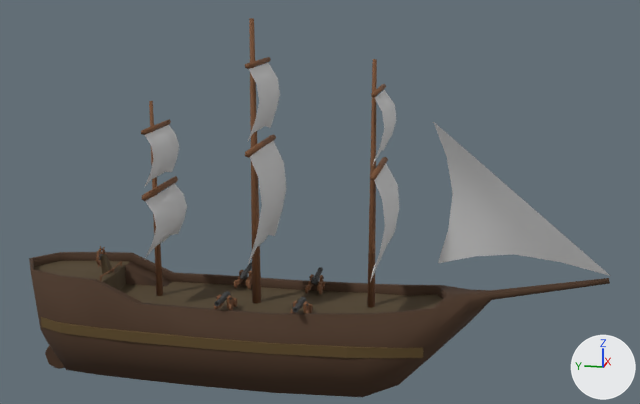
An edit to the OBJ model assets/models/ship.obj, drawn before and after from the same camera.
Camera for both pictures: a camera (50 mm lens) standing at (-15.55, -4.75, 7.09) and looking at (0.17, -1.61, 3.15). Lighting does not change. The marker at lower right points along +X, +Y and +Z. Where no turn or scale is listed for an object, it has been applied to the vertices.

Script lines for the objects in view, before the commit:
```python
mat_deck = principled_material('Deck')
mat_deck.base_color = (0.0852, 0.057, 0.025)  # brown #52442c
mat_deck.roughness = 0.883
mat_hull = principled_material('Hull')
mat_hull.base_color = (0.064, 0.03, 0.0127)  # brown #48301e
mat_hull.roughness = 0.853
mat_sailcloth = principled_material('SailCloth')
mat_sailcloth.base_color = (0.64, 0.64, 0.64)  # light grey #d1d1d1
mat_sailcloth.roughness = 0.911
me_ship = bpy.data.meshes.new('ship')
me_ship.from_pydata(...)  # 2120 vertices, 3854 faces; spans x -1.14..1.25, y -6.84..4.3, z -0.58..6.49
# faces by material slot: [58, 1540, 1384, 136, 208, 528]
me_ship.materials.append(mat_deck)  # brown #52442c
me_ship.materials.append(mat_wood)  # brown #784f31
me_ship.materials.append(mat_gunmetal)  # black #3b3b3b
me_ship.materials.append(mat_hull2)  # brown #5d4923
me_ship.materials.append(mat_sailcloth)  # light grey #d1d1d1
me_ship.materials.append(mat_hull)  # brown #48301e
ob_ship = bpy.data.objects.new('ship', me_ship)
ob_ship.location = (0.0, 0.0, 0.0)
```
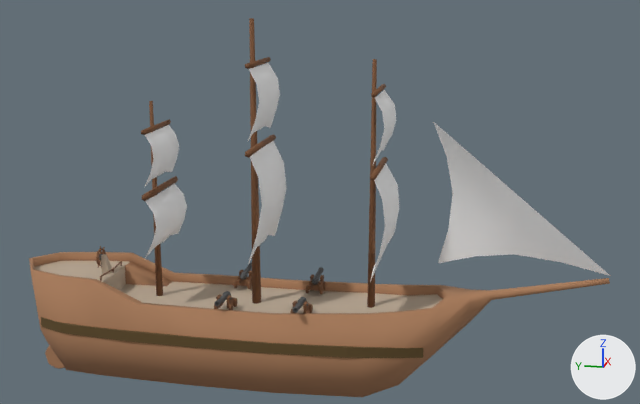
Changed parts and their boxes [x1, y1, x2, y2] in the pictures (640 x 404 px):
```json
{"object": "ship", "change": "recoloured", "before": [29, 61, 610, 397], "after": [29, 61, 610, 397]}
```

The change, as JSON lines over the scene's bpy script:
```json
{"op": "set", "path": "mat_deck.base_color", "old": "(0.0852, 0.057, 0.025)", "new": "(0.5, 0.4, 0.3)", "note": "brown #52442c -> beige #bcaa95"}
{"op": "set", "path": "mat_sailcloth.base_color", "old": "(0.64, 0.64, 0.64)", "new": "(0.9, 0.9, 0.9)", "note": "light grey #d1d1d1 -> white #f3f3f3"}
{"op": "set", "path": "mat_hull.base_color", "old": "(0.064, 0.03, 0.0127)", "new": "(0.4, 0.2, 0.1)", "note": "brown #48301e -> brown #aa7c59"}
```
